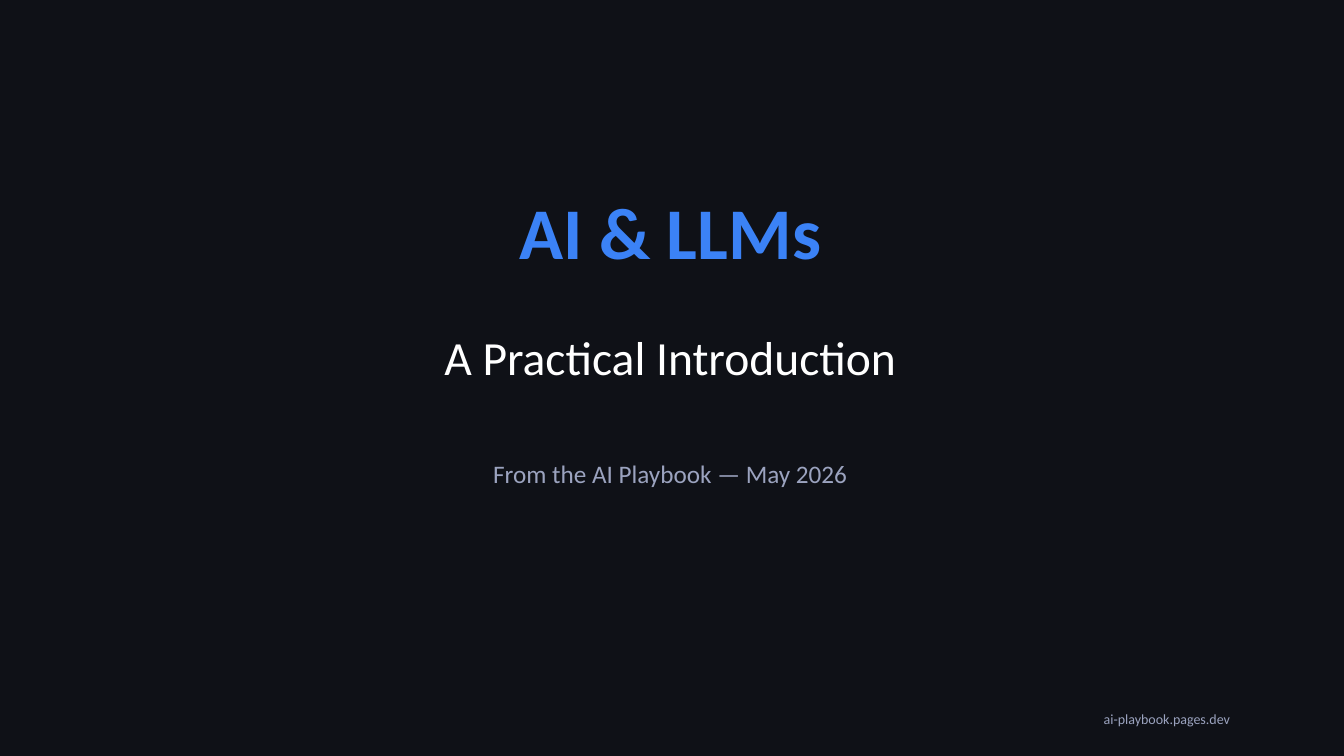
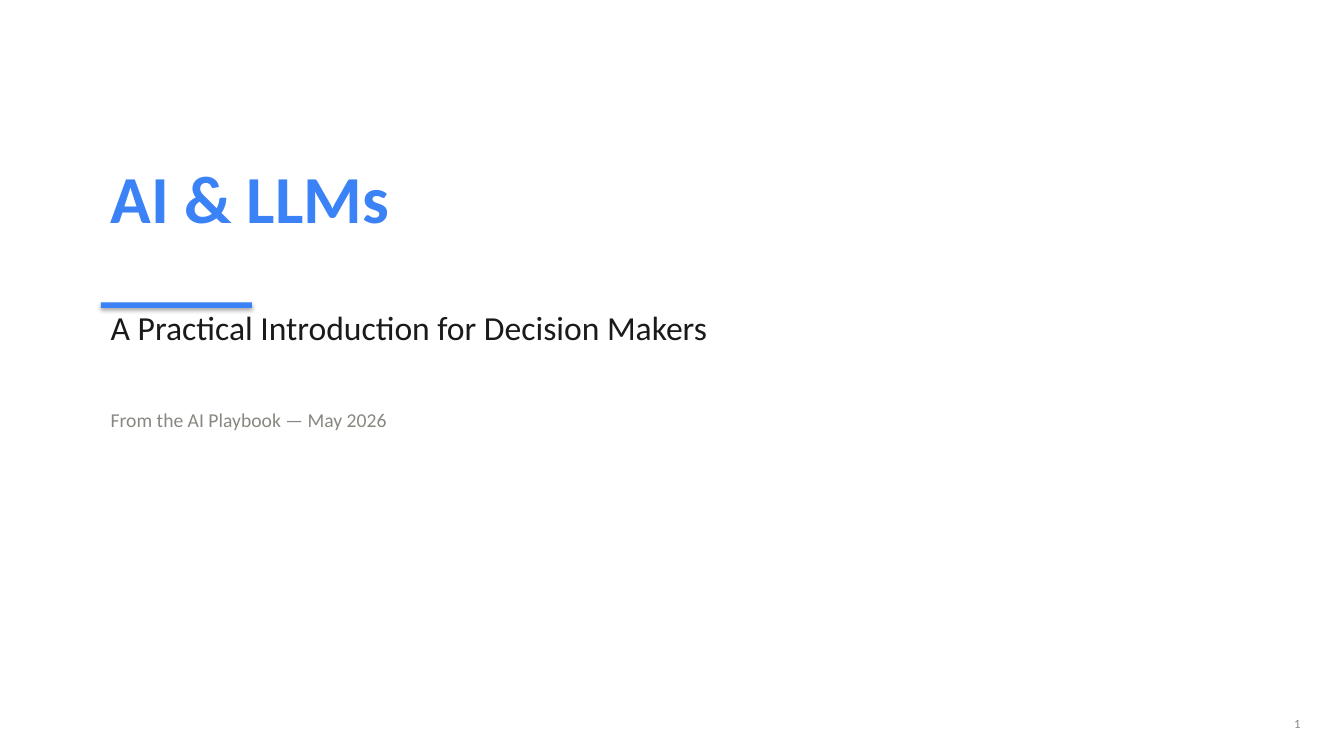
Before and after one commit to shubhamag91/ai-playbook, a slide deck: slide 1 of presentation/ai-playbook-intro.pptx. Drawn at 1344x756 pixels with LibreOffice and Linux fonts; fonts in the diff are those of the drawing. Boxes give left, top, right and bottom in pixels: in the first picture for what was removed or moved away, otherwise in the second. Text is boxed around its words. In the diff, an @@ line names an element or a change of style, - is before the commit and + after.

```diff
--- a/presentation/ai-playbook-intro.pptx
+++ b/presentation/ai-playbook-intro.pptx
@@ background #0F1117 to #FFFFFF @@
@@ text "AI & LLMs": place and size @@
-text "AI & LLMs" at [519, 211, 821, 260]
+text "AI & LLMs" at [111, 179, 389, 224]
@@ text "AI & LLMs" at [111, 179, 389, 224]: size 52 to 48 pt; alignment centre to left @@
@@ rectangle added at [101, 302, 252, 309], fill #3B82F6 @@
@@ text at [111, 316, 707, 341]: text changed; size 34 to 24 pt; text colour #FFFFFF to #1A1A1A @@
-A Practical Introduction
+A Practical Introduction for Decision Makers
@@ text "From the AI Playbook — ...": place and size @@
-text "From the AI Playbook — ..." at [493, 465, 847, 487]
+text "From the AI Playbook — ..." at [111, 413, 387, 430]
@@ text "From the AI Playbook — ..." at [111, 413, 387, 430]: size 18 to 14 pt, text colour #9BA3BF to #888880; alignment centre to left @@
@@ text removed at [1104, 714, 1230, 727] @@
-ai-playbook.pages.dev
@@ text added at [1294, 720, 1300, 728], 9 pt, text #888880 @@
+1
```
Also in this commit, not shown: 8 other slides changed, 14 slides added, 31 slides removed, 1 other file.
